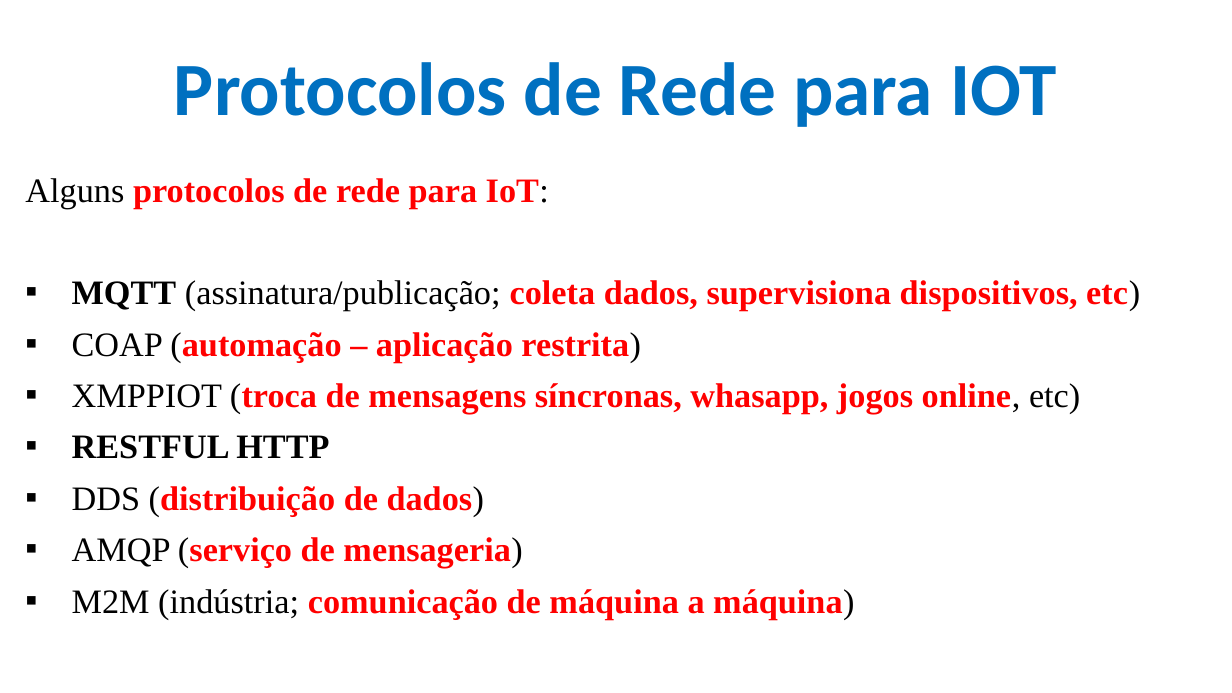
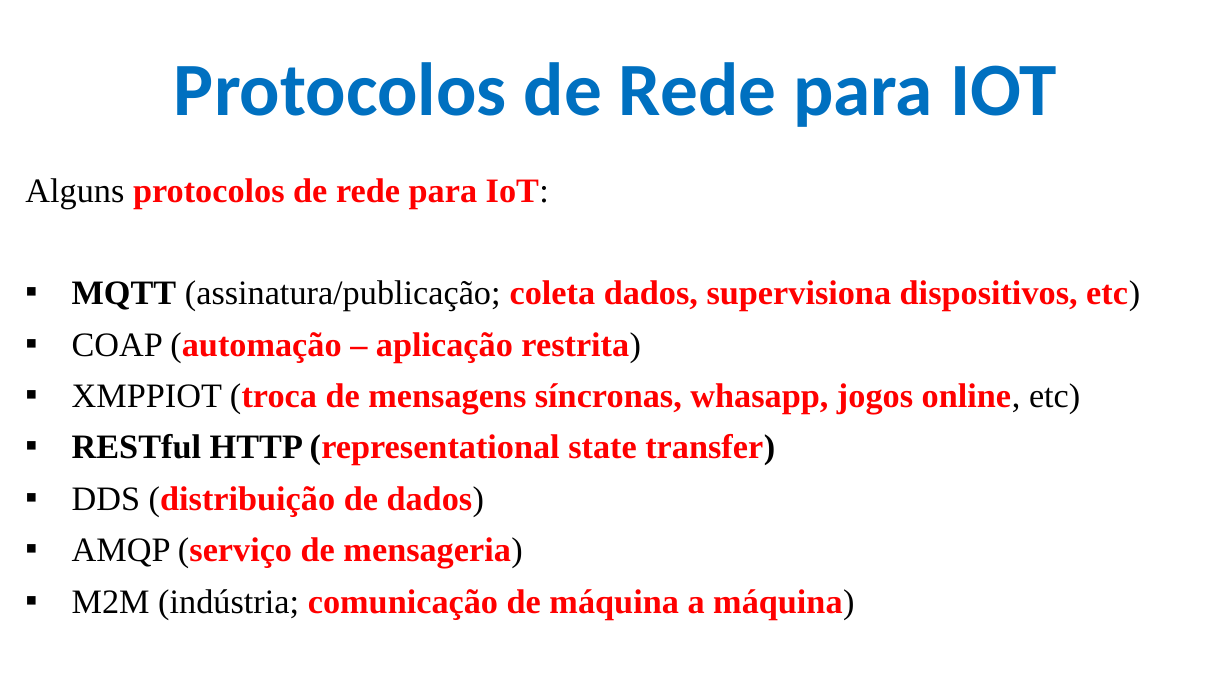
Before and after one commit to CloudEducationBrazil/WydenArea1AplicacaoCloudIndustria40Python, a slide deck: slide 24 of 01 Classes/Aula 02 - Aplicação Cloud Indústria 40 Python.pptx. Drawn at 1232x693 pixels with LibreOffice and Linux fonts; fonts in the diff are those of the drawing; background and template pictures are left out. Boxes give left, top, right and bottom in pixels: in the first picture for what was removed or moved away, otherwise in the second. Text is boxed around its words. In the diff, an @@ line names an element or a change of style, - is before the commit and + after.

```diff
--- a/01 Classes/Aula 02 - Aplicação Cloud Indústria 40 Python.pptx
+++ b/01 Classes/Aula 02 - Aplicação Cloud Indústria 40 Python.pptx
@@ text at bbox=[72, 434, 775, 465]: text changed; text colour #000000 to #FF0000 @@
-▪ RESTFUL HTTP
+▪ RESTful HTTP (representational state transfer)
```
Also in this commit, not shown: 6 other slides changed.
